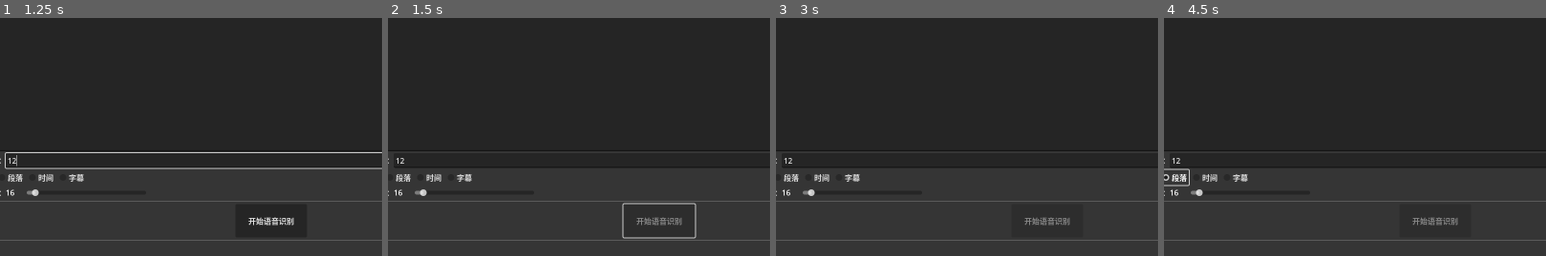
Above: before the commit, frames 1-4 (left to right).
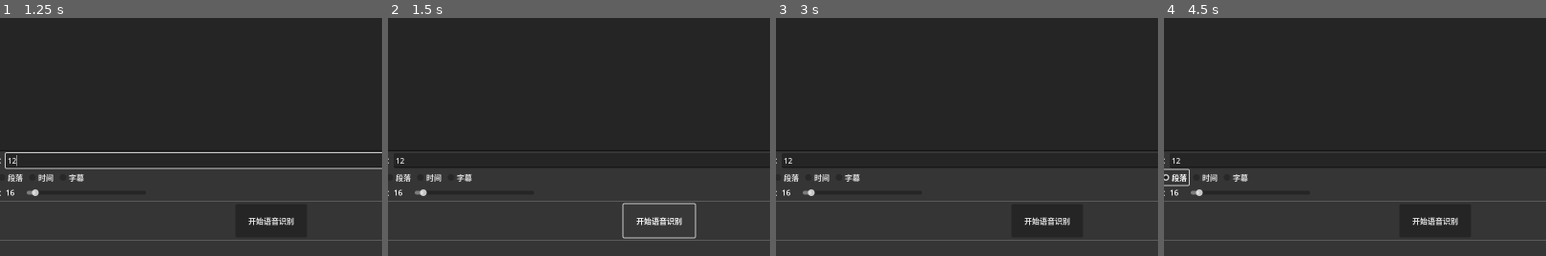
Above: after the commit, the same moments.

Repository: LaoDie1/Godot-FunASR-UI
Game: Godot game, scene res://src/scene/main.tscn
Two runs of this game, one before a commit and one after it. Both use one fixed random seed, a clock stepped at 60 frames per second and the inputs below. The engine's default icon, where the game draws it, is replaced by a stand-in: a white triangle on a blue panel in a dark square. Sound files missing from this copy of the repository are replaced by a short silence.
Inputs (mouse positions are % of the whole screen's width and height, from its top left):
- Up to frame 1 (1.25 s): click (60, 43) at 0.52 s; type "Alex" at 0.6 s; click (62, 80) at 0.75 s; type "12" at 0.83 s
- Up to frame 2 (1.5 s): click "开始语音识别" at 1.25 s
- Up to frame 3 (3 s): click (60, 93) at 2 s, where only the run after the commit has a clickable "开始语音识别"; click "2pass" at 2.75 s
- Up to frame 4 (4.5 s): click "文本" at 3.5 s; click "段落" at 4.25 s
The pictures show only the part of the screen within x 24-74%, y 50-100%; the shares and areas given below are measured in that part.

Frame 1 is identical in both runs. In frame 2, 0.3% of the frame differs, in the area x 65-77%, y 83-88%; in frame 3, 0.2%; in frame 4, 0.2%.

Commit message:
增加声音效果

Diff:
--- a/src/scene/main.gd
+++ b/src/scene/main.gd
@@ -25,6 +25,8 @@
 @onready var auto_execute_timer: Timer = %AutoExecuteTimer
 @onready var confirmation_dialog: ConfirmationDialog = %ConfirmationDialog
 @onready var about_window = %AboutWindow
+@onready var finish_audio_player: AudioStreamPlayer = %FinishAudioPlayer
+@onready var error_audio_player: AudioStreamPlayer = %ErrorAudioPlayer
 
 
 var current_path: String:
@@ -91,7 +93,8 @@
 			if status:
 				if not file_queue.is_selected():
 					file_queue.select(0)
-				_on_start_button_pressed()
+				# 自动执行
+				#_on_start_button_pressed()
 	)
 
 	_on_file_queue_cell_selected()
@@ -105,12 +108,15 @@
 func execute(path: String):
 	if not FileAccess.file_exists(path):
 		printerr("执行错误，不存在这个路径： <%s>" % path)
+		auto_execute_timer.stop()
+		error_audio_player.play()
 		return
 
 	if not SpeechRecognition.is_executing():
 		current_path = path
 		text_container.play_animation("run")
 		text_container.set_text("")
+		start_button.disabled = true
 		SpeechRecognition.execute(path, recognition_mode_button.text,
 			func(output: Dictionary):
 				var error : int = output.error
@@ -126,9 +132,13 @@
 							# 保存时出现错误，则停止
 							auto_execute_timer.stop()
 							menu.set_menu_checked("/操作/自动执行", false)
+							error_audio_player.play()
+
+					finish_audio_player.play()
 
 				else:
 					printerr("执行时出现错误：", error, "  ", error_string(error))
+					error_audio_player.play()
 		)
 
 
@@ -161,6 +171,7 @@
 			return true
 		else:
 			printerr("保存时出现失败：", error, " ", error_string(error))
+			error_audio_player.play()
 	else:
 		printerr("没有选中文件")
 	return false
@@ -187,12 +198,13 @@
 				file_queue.update_file_name(file, new_path)
 				print("  | ", file.get_file(), "  --->  ", new_path.get_file())
 			else:
+				error_audio_player.play()
 				printerr("修正文件名时出现错误: ",
 					error, " (", error_string(error), ") ",
 					"\n\told: ", file,
 					"\n\tnew: ", new_path
 				)
-	print("  > 更新结束")
+	print("  >>> 更新结束")
 
 
 #============================================================
@@ -243,7 +255,6 @@
 
 func _on_start_button_pressed() -> void:
 	if not start_button.disabled:
-		start_button.disabled = true
 		start_button.grab_focus()
 		if not file_queue.is_empty():
 			execute(file_queue.get_selected_file())
--- a/src/scene/main.tscn
+++ b/src/scene/main.tscn
@@ -8,6 +8,8 @@
 [ext_resource type="Script" path="res://src/scene/queue_file_tree.gd" id="3_v5x73"]
 [ext_resource type="Script" path="res://src/scene/config_window.gd" id="6_cjv4c"]
 [ext_resource type="PackedScene" uid="uid://cbjh0e1kijfqj" path="res://src/scene/about/about.tscn" id="8_swybj"]
+[ext_resource type="AudioStream" uid="uid://bnh0txb6akany" path="res://src/assets/finsih.mp3" id="9_garrf"]
+[ext_resource type="AudioStream" uid="uid://crqi5p2ferjv2" path="res://src/assets/error.mp3" id="10_i2d6b"]
 
 [sub_resource type="StyleBoxFlat" id="StyleBoxFlat_ee0we"]
 bg_color = Color(0, 0, 0, 0.301961)
@@ -222,6 +224,14 @@
 popup_window = true
 
 [node name="About" parent="AboutWindow" instance=ExtResource("8_swybj")]
+
+[node name="FinishAudioPlayer" type="AudioStreamPlayer" parent="."]
+unique_name_in_owner = true
+stream = ExtResource("9_garrf")
+
+[node name="ErrorAudioPlayer" type="AudioStreamPlayer" parent="."]
+unique_name_in_owner = true
+stream = ExtResource("10_i2d6b")
 
 [connection signal="menu_check_toggled" from="MarginContainer/VBoxContainer2/PanelContainer/Menu" to="." method="_on_menu_menu_check_toggled"]
 [connection signal="menu_pressed" from="MarginContainer/VBoxContainer2/PanelContainer/Menu" to="." method="_on_menu_menu_pressed"]
Not shown, changed: addons/git_plugin/src/icon.tres
Renamed: IMAGE_20240427112630.png -> src/assets/IMAGE_20240427112630.png
Not shown, changed: src/assets/IMAGE_20240427112630.png.import
Not shown, added: src/assets/error.mp3.import
Not shown, added: src/assets/finsih.mp3.import
Not shown: 24 places in src/global/icons/icons.tres that only renumber resources
Not shown: 1 places in src/scene/main.tscn that only renumber resources
Not shown, changed: README.md
Not shown, added: src/assets/error.mp3
Not shown, added: src/assets/finsih.mp3
